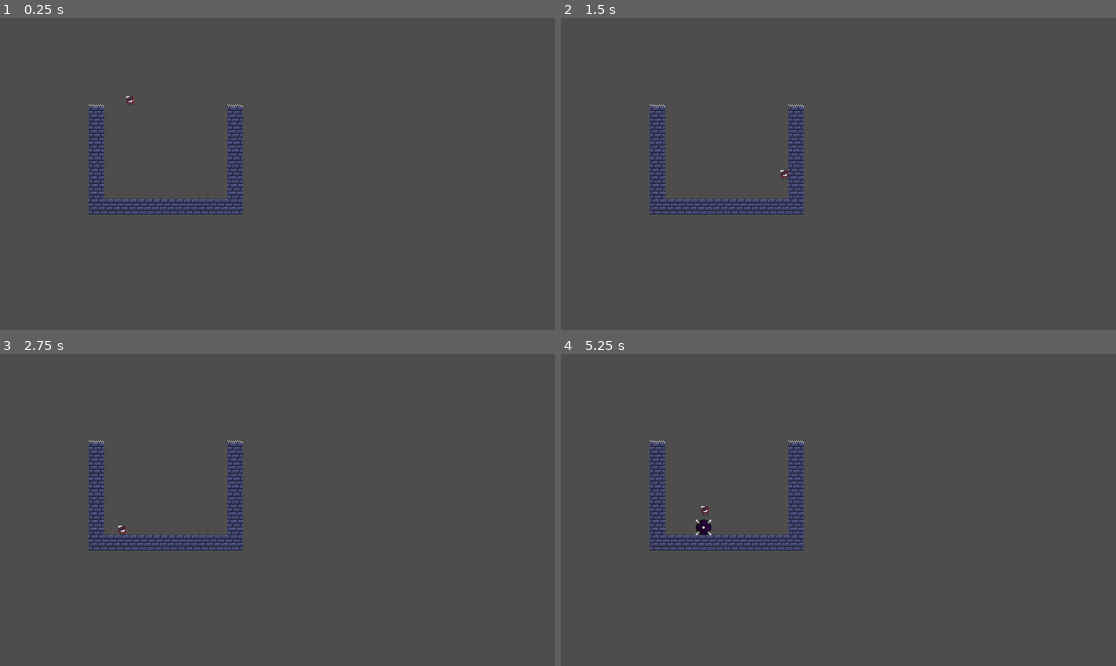
Above: before the commit, frames 1-4 (two rows, left to right).
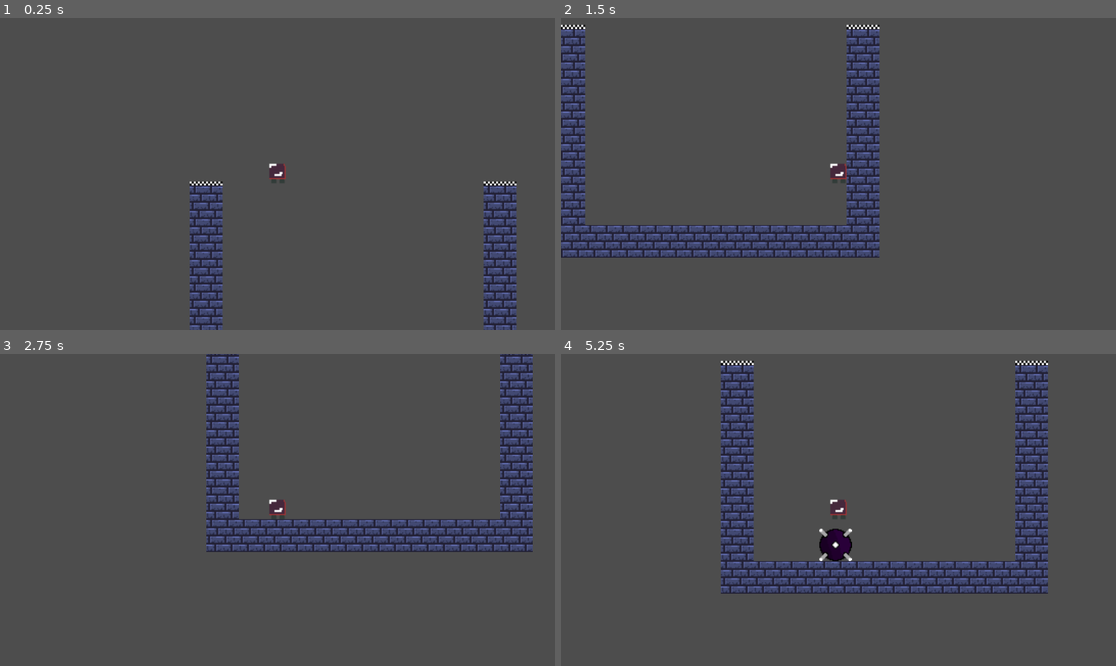
Above: after the commit, the same moments.

Repository: Dgarc359/falling-blocks
Game: Godot game, scene res://scenes/node_2d.tscn
Same seed, same stepped clock (60 frames per second), same inputs: the game is played once before the commit and once after it.
Inputs:
- Up to frame 1 (0.25 s): no input
- Up to frame 2 (1.5 s): hold D (right) from 0.53 s (still down); tap Space (jump) at 0.77 s
- Up to frame 3 (2.75 s): tap Space (jump) at 1.52 s; tap Enter at 2 s; release D (right) at 2.03 s; hold A (left) from 2.03 s (still down)
- Up to frame 4 (5.25 s): release A (left) at 2.78 s; hold D (right) 2.78-4.28 s; tap Space (jump) at 3.02, 3.77, 4.52 s; hold A (left) 4.28-5.03 s; hold D (right) from 5.03 s (still down)

The runs differ from the first frame. In frame 1, 7.8% of the frame differs, in the area x 15-94%, y 24-100%; in frame 2, 15%; in frame 3, 13%; in frame 4, 16%, in the area x 15-88%, y 2-77%.

Commit message:
add camera following player

Diff:
--- a/scenes/player_character.tscn
+++ b/scenes/player_character.tscn
@@ -30,5 +30,8 @@
 position = Vector2(0, -0.5)
 shape = SubResource("RectangleShape2D_t43ho")
 
+[node name="Camera2D" type="Camera2D" parent="CharacterBody2D"]
+zoom = Vector2(2.12, 2.12)
+
 [connection signal="area_entered" from="CharacterBody2D/Area2D" to="CharacterBody2D" method="_on_area_2d_area_entered"]
 [connection signal="body_entered" from="CharacterBody2D/Area2D" to="CharacterBody2D" method="_on_area_2d_body_entered"]
